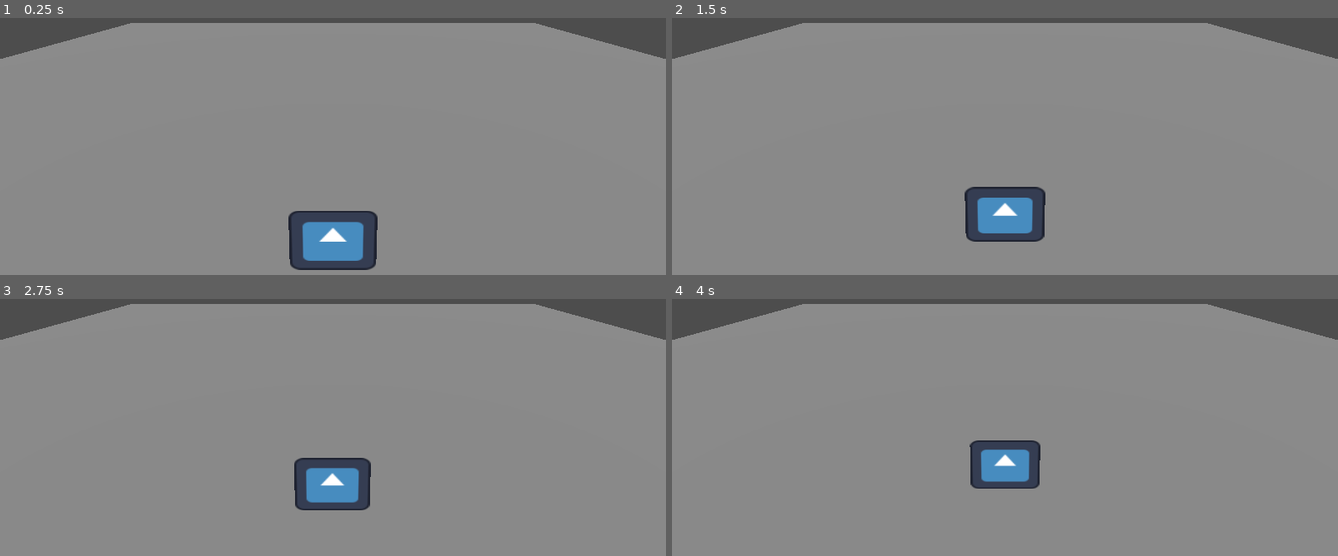
Above: before the commit, frames 1-4 (two rows, left to right).
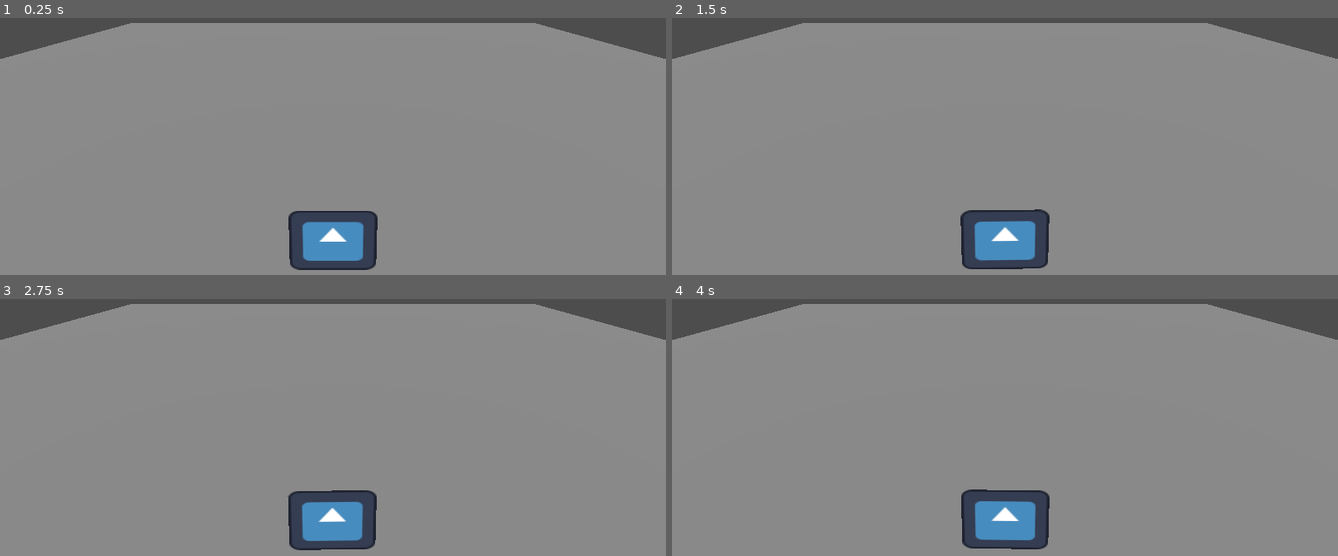
Above: after the commit, the same moments.

Repository: AnselSB/FZERO
Game: Godot game, scene res://scenes/main_scene.tscn
The game is run twice, just before and just after one commit, with the same random seed, the same clock (stepped at 60 frames per second) and the same inputs. Before the commit the project has no main scene; this scene is started directly in both runs. The engine's default icon, where the game draws it, is replaced by a stand-in: a white triangle on a blue panel in a dark square.
Inputs:
- Up to frame 1 (0.25 s): no input
- Up to frame 2 (1.5 s): tap Enter (gas) at 0.5, 1.35 s; hold D (right) 0.53-1.28 s; hold Enter (gas) 0.53-1.28 s; tap Space at 1.25 s; hold A (left) from 1.28 s (still down)
- Up to frame 3 (2.75 s): tap Enter (gas) at 2 s; release A (left) at 2.03 s; hold D (right) from 2.03 s (still down); hold Enter (gas) from 2.03 s (still down)
- Up to frame 4 (4 s): tap Space at 2.75 s; release Enter (gas) at 2.78 s; tap Enter (gas) at 2.85, 3.5 s; release D (right) at 3.53 s; hold A (left) from 3.53 s (still down); hold Enter (gas) from 3.53 s (still down)

The runs differ from the first frame. In frame 2, 3.5% of the frame differs, in the area x 43-57%, y 65-98%; in frame 3, 4.3%; in frame 4, 4.9%, in the area x 43-57%, y 55-98%.

Commit message:
Add acceleration/deceleration and rotation

Diff:
--- a/source_code/dzero/project.godot
+++ b/source_code/dzero/project.godot
@@ -11,6 +11,7 @@
 [application]
 
 config/name="dzero"
+run/main_scene="res://scenes/main_scene.tscn"
 config/features=PackedStringArray("4.3", "Forward Plus")
 config/icon="res://icon.svg"
 
--- a/source_code/dzero/scenes/racer.gd
+++ b/source_code/dzero/scenes/racer.gd
@@ -1,10 +1,10 @@
 extends CharacterBody3D
 
+@export var rotSpeed : float = PI * 4
+var theta
 
-const SPEED = 500.0
-const JUMP_VELOCITY = 4.5
+const SPEED = 1000.0
 const ACCELERATION = 0.5
-const THETA =  1
 const UP = Vector3(0, 1, 0)
 # going to store a vector that will represent the direction of the racer, this direction will change from the directional inputs
 # by default goes in direction into the screen (away from the face of the user)
@@ -12,15 +12,18 @@
 var initialPos = Vector3(position)
 var rightTurn = Vector3(1, 0, 0)
 var leftTurn = Vector3(-1, 0, 0)
-# will handle all of the movement based controls for the racer, here we need to first get it to move forward, and for now we won't add gravity
+var friction = 0.3
+var accel = 0.08
+
+func _ready():
+	set_rotation(Vector3(0, -1*PI, 0))
+
+# will handle all of the movement based controls for the racer
 func _physics_process(delta):
-	# Add the gravity, may need not sure at this point
-	#if not is_on_floor():
-	#	velocity += get_gravity() * delta
+	if Input.is_action_pressed("gas"):
+		# check for direction changes
+		if Input.is_action_pressed("left"):
 
-	if Input.is_action_pressed("gas"):
-			# check for direction changes
-		if Input.is_action_pressed("left"):
 		#	get the left turn (recall right hand rule)
 			leftTurn = UP.cross(direc)
 			# add left turn weight to the direction than normalize
@@ -32,10 +35,17 @@
 			# add to the direction the right turn direction and normalize
 			direc = direc + Vector3(rightTurn.x * 0.01, rightTurn.y * 0.01, rightTurn.z * 0.01)
 			direc.normalized()
+		# this will be for calculating the angle at which the model should rotate so that the spirte is facing the direction it's moving
+		# set the theta first
+		theta = wrapf(atan2(direc.x, direc.z) - rotation.y, -PI, PI)
+		set_rotation(Vector3(0, rotation.y + clamp(rotSpeed * delta, 0, abs(theta)) * sign(theta), 0))
+
 		# set velocity
-		velocity.z = SPEED * delta * direc.z
-		velocity.y = SPEED * delta * direc.y
-		velocity.x = SPEED * delta * direc.x
+		velocity.z = move_toward(velocity.z, SPEED * delta * direc.z, accel)
+		velocity.y = move_toward(velocity.y, SPEED * delta * direc.y, accel)
+		velocity.x = move_toward(velocity.x, SPEED * delta * direc.x, accel)
 	else:
-		velocity = Vector3(0, 0, 0)
+		velocity.x = move_toward(velocity.x, 0, friction)
+		velocity.y = move_toward(velocity.y, 0, friction)
+		velocity.z = move_toward(velocity.z, 0, friction)
 	move_and_slide()
